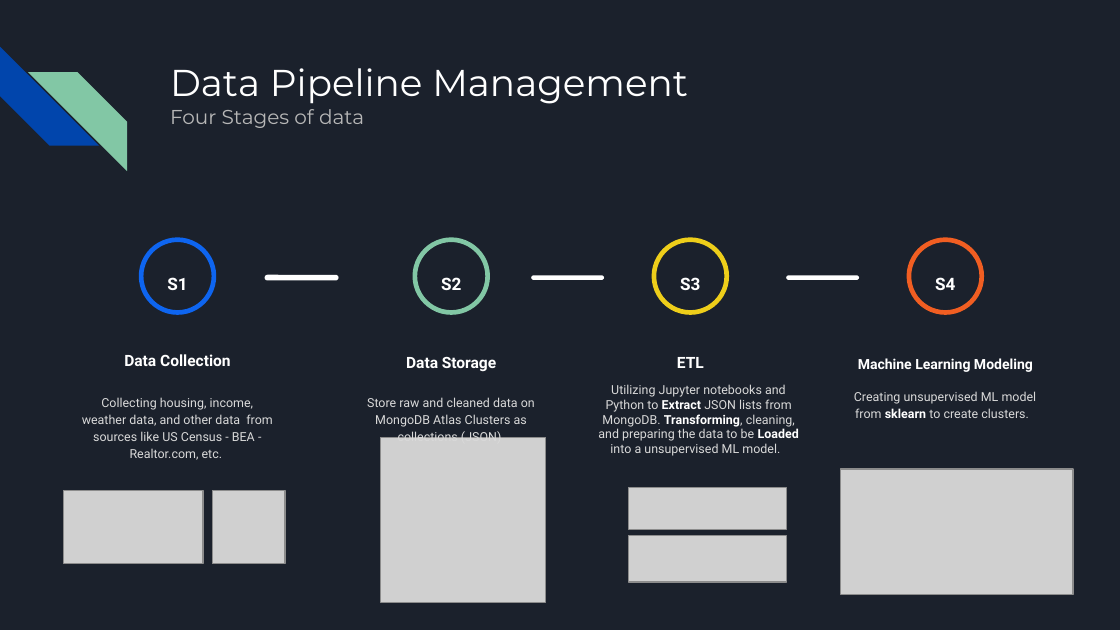
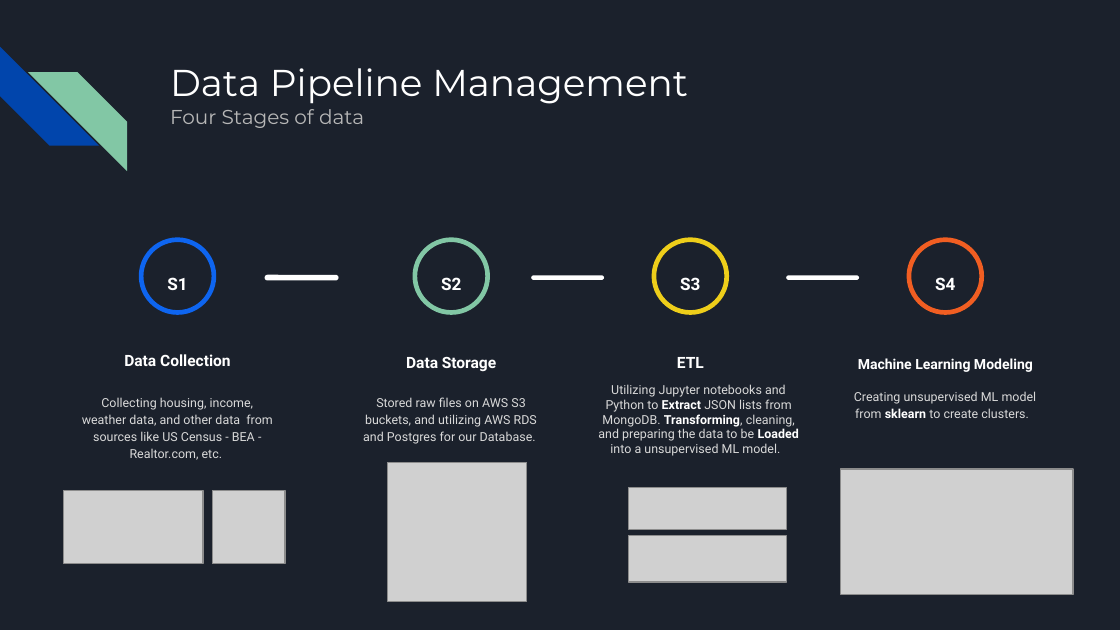
Before and after one commit to marke0816/Sleeper_Cities, a slide deck: slide 5 of Resources/Sleeper_Cities_Analysis.pptx (slide 3 before the commit). Drawn at 1120x630 pixels with LibreOffice and Linux fonts; fonts in the diff are those of the drawing; grey boxes stand for pictures. Boxes give left, top, right and bottom in pixels: in the first picture for what was removed or moved away, otherwise in the second. Text is boxed around its words. In the diff, an @@ line names an element or a change of style, - is before the commit and + after.

```diff
--- a/Resources/Sleeper_Cities_Analysis.pptx
+++ b/Resources/Sleeper_Cities_Analysis.pptx
@@ text at (363,397,537,444): text changed @@
-Store raw and cleaned data on MongoDB Atlas Clusters as collections (JSON)
+Stored raw files on AWS S3 buckets, and utilizing AWS RDS and Postgres for our Database.
@@ picture: place and size @@
-picture at (381,438,545,603)
+picture at (388,463,526,601)
```
Also in this commit, not shown: 1 other slide changed, 4 slides added, 1 other file.
